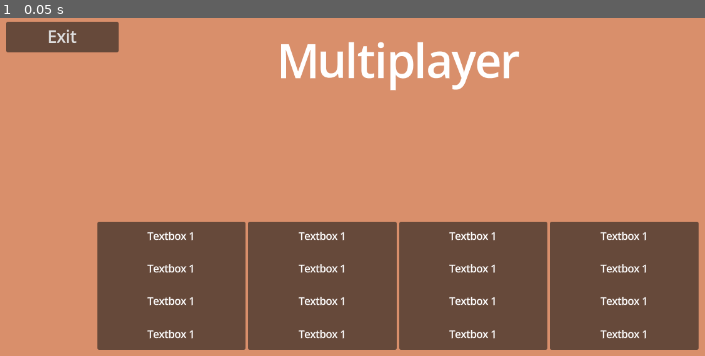
Above: before the commit, frame 1.
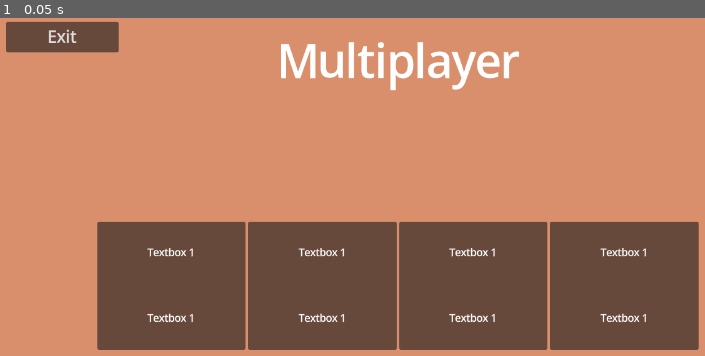
Above: after the commit, the same moment.

Repository: Rivmo/Super-Smash-Guys
Game: Godot game, scene res://scenes/placeholder_multiplayer_lobby.tscn
Two runs of this game, one before a commit and one after it. Both use one fixed random seed, a clock stepped at 60 frames per second and the inputs below. This scene is started directly instead of the project's main scene.
Inputs:
- Up to frame 1 (0.05 s): no input

The runs differ from the first frame. In frame 1, 2.1% of the frame differs, in the area x 20-92%, y 63-95%.

Commit message:
Make multiplayer UI for jamie
turkeysss

Diff:
--- a/scenes/Multiplayer_select_screen.tscn
+++ b/scenes/Multiplayer_select_screen.tscn
@@ -1,6 +1,6 @@
 [gd_scene format=3 uid="uid://cn6srbhlwesby"]
 
-[ext_resource type="Script" uid="uid://bds4p1kk6kofw" path="res://scripts/main_menu_screen.gd" id="1_aqvks"]
+[ext_resource type="Script" uid="uid://dai77jnd2dck6" path="res://scripts/multiplayer_select_screen.gd" id="1_8g5g0"]
 [ext_resource type="Script" uid="uid://o6coobbymf2x" path="res://scripts/join_text_box.gd" id="2_8g5g0"]
 
 [node name="Multiplayer Menu" type="Control" unique_id=1049558189]
@@ -10,7 +10,7 @@
 anchor_bottom = 1.0
 grow_horizontal = 2
 grow_vertical = 2
-script = ExtResource("1_aqvks")
+script = ExtResource("1_8g5g0")
 
 [node name="ColorRect" type="ColorRect" parent="." unique_id=1097477698]
 layout_mode = 1
--- a/scenes/placeholder_multiplayer_lobby.tscn
+++ b/scenes/placeholder_multiplayer_lobby.tscn
@@ -73,115 +73,67 @@
 size_flags_vertical = 6
 text = "Textbox 1"
 
-[node name="textbox3" type="Label" parent="HBoxContainer/PlayerInfoPanel1/MarginContainer/VBoxContainer" unique_id=1559966108]
+[node name="PlayerInfoPanel2" type="PanelContainer" parent="HBoxContainer" unique_id=1507257954]
+layout_mode = 2
+size_flags_horizontal = 3
+
+[node name="MarginContainer" type="MarginContainer" parent="HBoxContainer/PlayerInfoPanel2" unique_id=1385771904]
+layout_mode = 2
+
+[node name="VBoxContainer" type="VBoxContainer" parent="HBoxContainer/PlayerInfoPanel2/MarginContainer" unique_id=1170419426]
+layout_mode = 2
+
+[node name="textbox1" type="Label" parent="HBoxContainer/PlayerInfoPanel2/MarginContainer/VBoxContainer" unique_id=409830692]
 layout_mode = 2
 size_flags_horizontal = 4
 size_flags_vertical = 6
 text = "Textbox 1"
 
-[node name="textbox4" type="Label" parent="HBoxContainer/PlayerInfoPanel1/MarginContainer/VBoxContainer" unique_id=1653245800]
+[node name="textbox2" type="Label" parent="HBoxContainer/PlayerInfoPanel2/MarginContainer/VBoxContainer" unique_id=83262481]
 layout_mode = 2
 size_flags_horizontal = 4
 size_flags_vertical = 6
 text = "Textbox 1"
 
-[node name="PlayerInfoPanel2" type="PanelContainer" parent="HBoxContainer" unique_id=376585654]
+[node name="PlayerInfoPanel3" type="PanelContainer" parent="HBoxContainer" unique_id=1563958329]
 layout_mode = 2
 size_flags_horizontal = 3
 
-[node name="MarginContainer" type="MarginContainer" parent="HBoxContainer/PlayerInfoPanel2" unique_id=1003229705]
+[node name="MarginContainer" type="MarginContainer" parent="HBoxContainer/PlayerInfoPanel3" unique_id=1168431477]
 layout_mode = 2
 
-[node name="VBoxContainer" type="VBoxContainer" parent="HBoxContainer/PlayerInfoPanel2/MarginContainer" unique_id=1988649438]
+[node name="VBoxContainer" type="VBoxContainer" parent="HBoxContainer/PlayerInfoPanel3/MarginContainer" unique_id=1075626593]
 layout_mode = 2
 
-[node name="textbox1" type="Label" parent="HBoxContainer/PlayerInfoPanel2/MarginContainer/VBoxContainer" unique_id=1587990234]
+[node name="textbox1" type="Label" parent="HBoxContainer/PlayerInfoPanel3/MarginContainer/VBoxContainer" unique_id=2116114702]
 layout_mode = 2
 size_flags_horizontal = 4
 size_flags_vertical = 6
 text = "Textbox 1"
 
-[node name="textbox2" type="Label" parent="HBoxContainer/PlayerInfoPanel2/MarginContainer/VBoxContainer" unique_id=1972748727]
+[node name="textbox2" type="Label" parent="HBoxContainer/PlayerInfoPanel3/MarginContainer/VBoxContainer" unique_id=1935866618]
 layout_mode = 2
 size_flags_horizontal = 4
 size_flags_vertical = 6
 text = "Textbox 1"
 
-[node name="textbox3" type="Label" parent="HBoxContainer/PlayerInfoPanel2/MarginContainer/VBoxContainer" unique_id=58939354]
+[node name="PlayerInfoPanel4" type="PanelContainer" parent="HBoxContainer" unique_id=1637526784]
+layout_mode = 2
+size_flags_horizontal = 3
+
+[node name="MarginContainer" type="MarginContainer" parent="HBoxContainer/PlayerInfoPanel4" unique_id=2142672822]
+layout_mode = 2
+
+[node name="VBoxContainer" type="VBoxContainer" parent="HBoxContainer/PlayerInfoPanel4/MarginContainer" unique_id=2074611529]
+layout_mode = 2
+
+[node name="textbox1" type="Label" parent="HBoxContainer/PlayerInfoPanel4/MarginContainer/VBoxContainer" unique_id=872511078]
 layout_mode = 2
 size_flags_horizontal = 4
 size_flags_vertical = 6
 text = "Textbox 1"
 
-[node name="textbox4" type="Label" parent="HBoxContainer/PlayerInfoPanel2/MarginContainer/VBoxContainer" unique_id=807627514]
-layout_mode = 2
-size_flags_horizontal = 4
-size_flags_vertical = 6
-text = "Textbox 1"
-
-[node name="PlayerInfoPanel3" type="PanelContainer" parent="HBoxContainer" unique_id=1372310779]
-layout_mode = 2
-size_flags_horizontal = 3
-
-[node name="MarginContainer" type="MarginContainer" parent="HBoxContainer/PlayerInfoPanel3" unique_id=835402697]
-layout_mode = 2
-
-[node name="VBoxContainer" type="VBoxContainer" parent="HBoxContainer/PlayerInfoPanel3/MarginContainer" unique_id=1024247848]
-layout_mode = 2
-
-[node name="textbox1" type="Label" parent="HBoxContainer/PlayerInfoPanel3/MarginContainer/VBoxContainer" unique_id=1113754732]
-layout_mode = 2
-size_flags_horizontal = 4
-size_flags_vertical = 6
-text = "Textbox 1"
-
-[node name="textbox2" type="Label" parent="HBoxContainer/PlayerInfoPanel3/MarginContainer/VBoxContainer" unique_id=1455034762]
-layout_mode = 2
-size_flags_horizontal = 4
-size_flags_vertical = 6
-text = "Textbox 1"
-
-[node name="textbox3" type="Label" parent="HBoxContainer/PlayerInfoPanel3/MarginContainer/VBoxContainer" unique_id=409197902]
-layout_mode = 2
-size_flags_horizontal = 4
-size_flags_vertical = 6
-text = "Textbox 1"
-
-[node name="textbox4" type="Label" parent="HBoxContainer/PlayerInfoPanel3/MarginContainer/VBoxContainer" unique_id=982619915]
-layout_mode = 2
-size_flags_horizontal = 4
-size_flags_vertical = 6
-text = "Textbox 1"
-
-[node name="PlayerInfoPanel4" type="PanelContainer" parent="HBoxContainer" unique_id=1946399449]
-layout_mode = 2
-size_flags_horizontal = 3
-
-[node name="MarginContainer" type="MarginContainer" parent="HBoxContainer/PlayerInfoPanel4" unique_id=407026353]
-layout_mode = 2
-
-[node name="VBoxContainer" type="VBoxContainer" parent="HBoxContainer/PlayerInfoPanel4/MarginContainer" unique_id=1606226048]
-layout_mode = 2
-
-[node name="textbox1" type="Label" parent="HBoxContainer/PlayerInfoPanel4/MarginContainer/VBoxContainer" unique_id=346177963]
-layout_mode = 2
-size_flags_horizontal = 4
-size_flags_vertical = 6
-text = "Textbox 1"
-
-[node name="textbox2" type="Label" parent="HBoxContainer/PlayerInfoPanel4/MarginContainer/VBoxContainer" unique_id=1773866486]
-layout_mode = 2
-size_flags_horizontal = 4
-size_flags_vertical = 6
-text = "Textbox 1"
-
-[node name="textbox3" type="Label" parent="HBoxContainer/PlayerInfoPanel4/MarginContainer/VBoxContainer" unique_id=318553497]
-layout_mode = 2
-size_flags_horizontal = 4
-size_flags_vertical = 6
-text = "Textbox 1"
-
-[node name="textbox4" type="Label" parent="HBoxContainer/PlayerInfoPanel4/MarginContainer/VBoxContainer" unique_id=873196643]
+[node name="textbox2" type="Label" parent="HBoxContainer/PlayerInfoPanel4/MarginContainer/VBoxContainer" unique_id=617707422]
 layout_mode = 2
 size_flags_horizontal = 4
 size_flags_vertical = 6
--- a/scripts/main_menu_screen.gd
+++ b/scripts/main_menu_screen.gd
@@ -10,8 +10,5 @@
 func _on_multiplayer_pressed() -> void:
 	get_tree().change_scene_to_file("res://scenes/Multiplayer_select_screen.tscn")
 
-func _on_exit_multiplayer_pressed() -> void:
-	get_tree().change_scene_to_file("res://scenes/main_menu_screen.tscn")
-
 func _on_exit_pressed() -> void:
 	get_tree().quit()
--- /dev/null
+++ b/scripts/multiplayer_select_screen.gd
@@ -0,0 +1,4 @@
+extends Control
+
+func _on_exit_multiplayer_pressed() -> void:
+	get_tree().change_scene_to_file("res://scenes/main_menu_screen.tscn")
Not shown, added: scripts/multiplayer_select_screen.gd.uid
